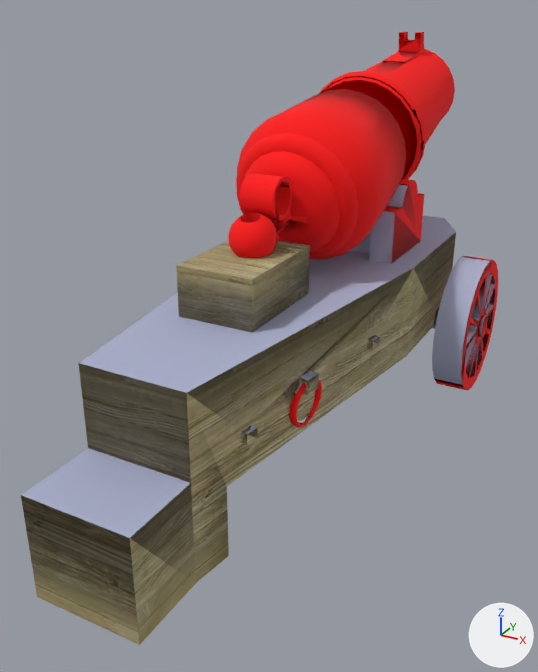
Before and after pictures for a commit that changed the COLLADA model examples/js/Cannon/model2.dae.
One viewpoint serves both versions: a camera (50 mm lens) standing at (1.18, -2.25, 1.48) and looking at (0.0, -0.1, 0.41). Every picture has the same lights, and +X, +Y and +Z are marked at lower right. Where no turn or scale is listed for an object, it has been applied to the vertices.

Objects in the first picture: 'Cannon'.
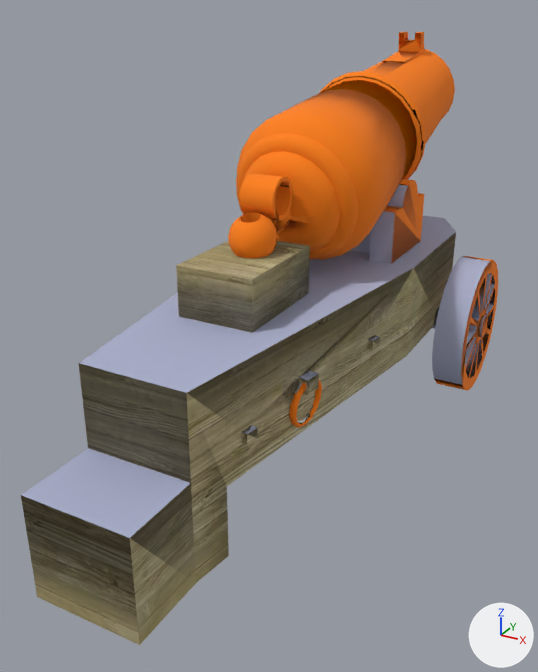
Boxes [x1, y1, x2, y2] around the edits, measured in the pictures (538 x 672 px):
'Cannon', recoloured (red to orange): [226, 32, 498, 430] in both

What the commit changed:
Material 'Color_007' (mat_color_007) changes colour from red #ff0000 to orange #ff7f00; in linear values from (1.0, 0.0, 0.0) to (1.0, 0.214, 0.0).
